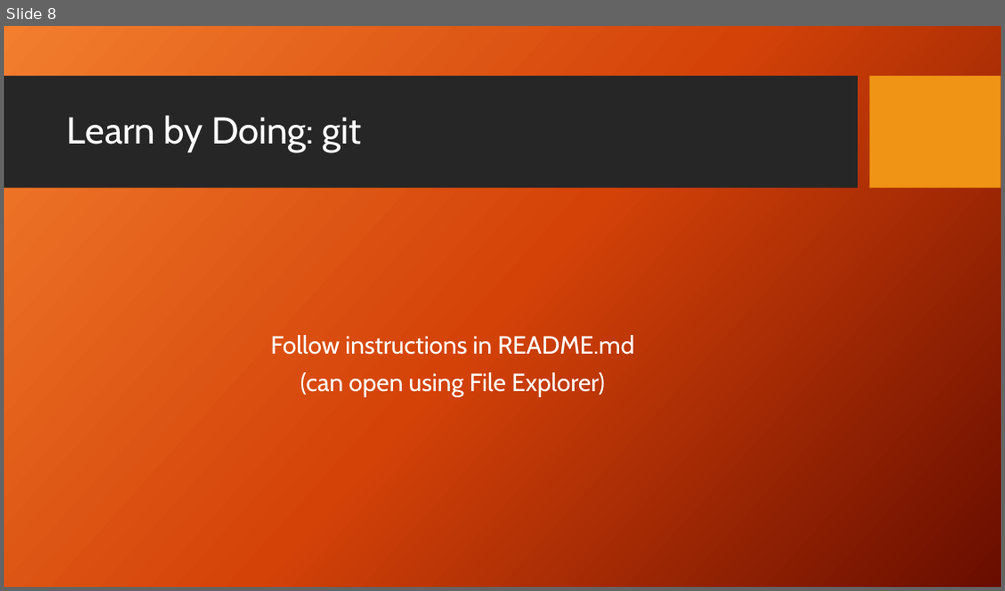
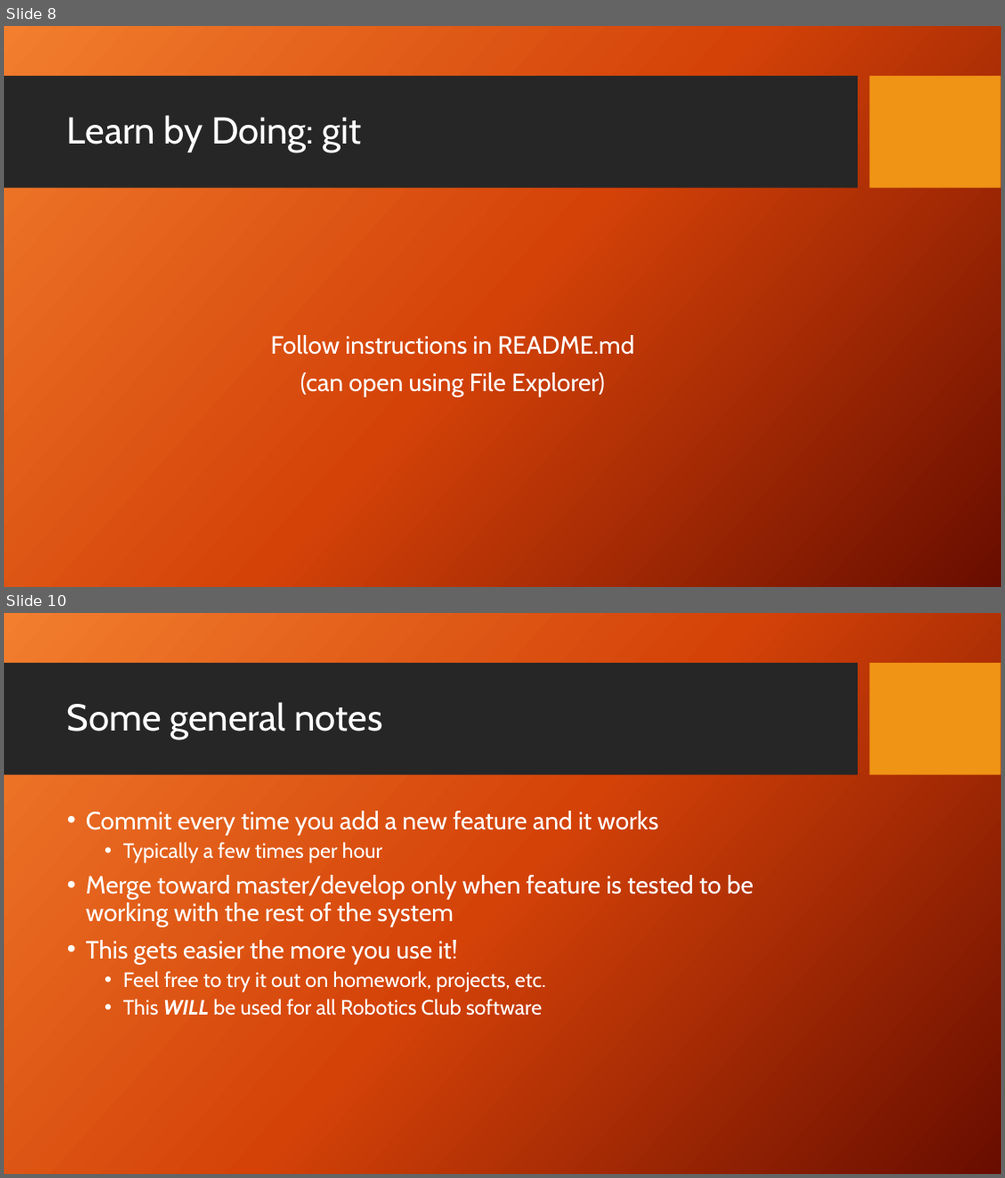
Before and after one commit to mbenson182/GitTutorial, a slide deck: GitSlides.pptx. Shown one above the other, each under a label of ours: slide 8 before the commit, slides 8 and 10 after it; the slides between them are not shown. The pictures are 1005x591 and 1005x1178 pixels, drawn with LibreOffice and Linux fonts; fonts in the diff are those of the drawing; background and template pictures are left out. Boxes give left, top, right and bottom in pixels: in the first picture for what was removed or moved away, otherwise in the second. Text is boxed around its words. In the diff, an @@ line names an element or a change of style, - is before the commit and + after.

```diff
--- a/GitSlides.pptx
+++ b/GitSlides.pptx
@@ slide 10 added at [4, 613, 1001, 1174], background picture (left out); not listed: 2 template elements that a slide beside it also shows @@
@@ title added at [67, 702, 382, 739], 36 pt, text #FFFFFF @@
+Some general notes
@@ text added at [86, 811, 753, 1015], 24 pt, text #FFFFFF @@
+• Commit every time you add a new feature and it works
+  • Typically a few times per hour
+• Merge toward master/develop only when feature is tested to be working with the rest of the system
+• This gets easier the more you use it!
+  • Feel free to try it out on homework, projects, etc.
+  • This WILL be used for all Robotics Club software
```
Also in this commit, not shown: 2 other slides added.
